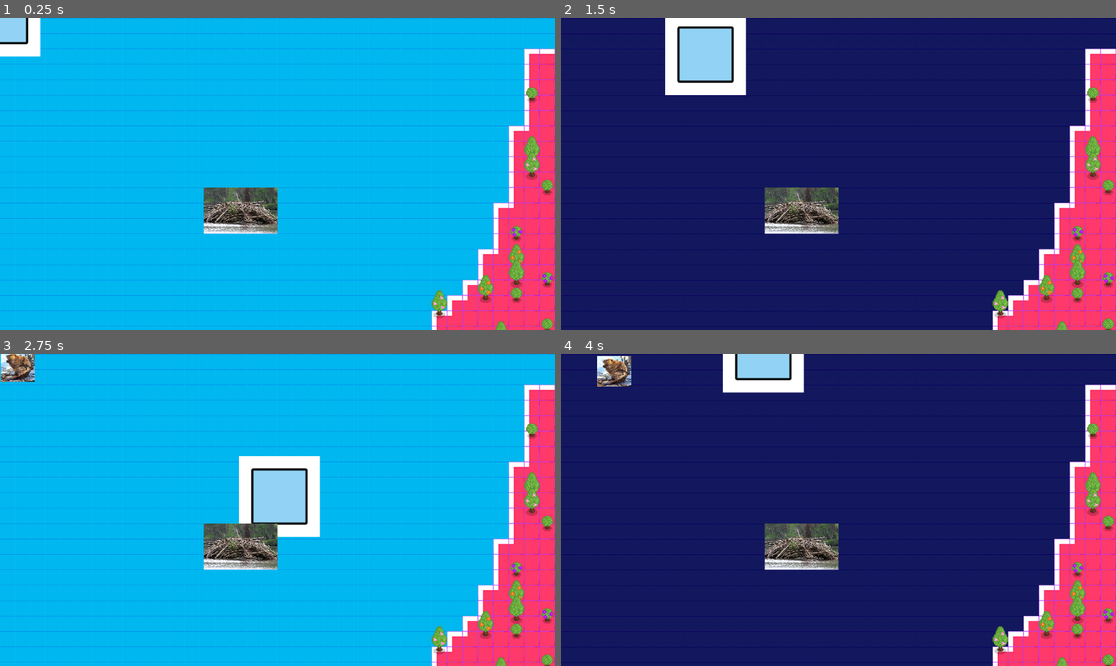
Above: before the commit, frames 1-4 (two rows, left to right).
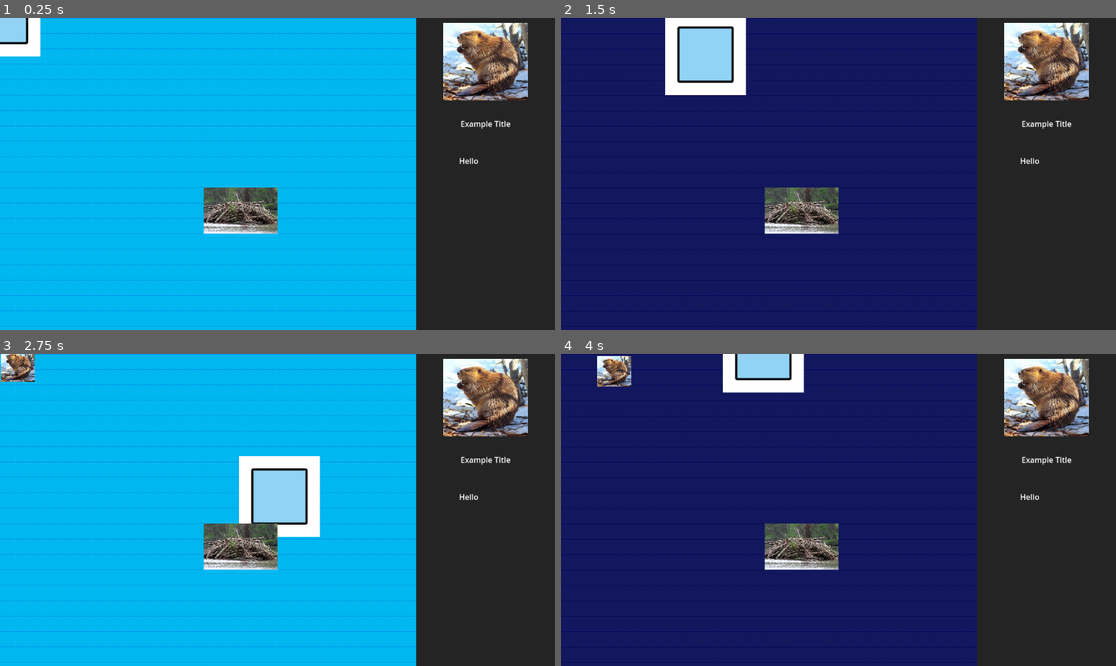
Above: after the commit, the same moments.

Repository: BigWing06/CS3-CapstoneProject
Game: Godot game, scene res://Viewport/Main.tscn
Two runs of this game, one before a commit and one after it. Both use one fixed random seed, a clock stepped at 60 frames per second and the inputs below.
Inputs:
- Up to frame 1 (0.25 s): no input
- Up to frame 2 (1.5 s): hold D (move_right) 0.53-1.28 s; hold S (move_down) from 1.28 s (still down)
- Up to frame 3 (2.75 s): release S (move_down) at 2.03 s; hold D (move_right) from 2.03 s (still down)
- Up to frame 4 (4 s): release D (move_right) at 2.78 s; hold W (move_up) 2.78-3.53 s; hold A (move_left) from 3.53 s (still down)

The runs differ from the first frame. In frame 1, 25% of the frame differs, in the area x 74-100%, y 0-100%; in frame 2, 25%; in frame 3, 25%; in frame 4, 25%.

Commit message:
Initial Creation of craftingMenu Scenes

Diff:
--- a/Viewport/Main.tscn
+++ b/Viewport/Main.tscn
@@ -1,7 +1,14 @@
-[gd_scene load_steps=2 format=3 uid="uid://dohb7sohljxyf"]
+[gd_scene load_steps=3 format=3 uid="uid://dohb7sohljxyf"]
 
 [ext_resource type="PackedScene" uid="uid://dbcpk0a8t4ern" path="res://World/world.tscn" id="1_n8kvi"]
+[ext_resource type="PackedScene" uid="uid://dwlgjkxoffi3l" path="res://inventory/craftingMenu/craftingMenu.tscn" id="2_afsl5"]
 
 [node name="Main" type="Node2D"]
 
 [node name="World" parent="." instance=ExtResource("1_n8kvi")]
+
+[node name="UIParent" type="CanvasLayer" parent="."]
+
+[node name="CraftingMenu" parent="UIParent" instance=ExtResource("2_afsl5")]
+grow_horizontal = 1
+grow_vertical = 1
--- /dev/null
+++ b/gameplayReferences/towerTypes.json
@@ -0,0 +1,9 @@
+{
+	"example":{
+		"name":"example"
+	},
+
+	"example1":{
+		"name":"example one"
+	}
+}
--- /dev/null
+++ b/inventory/craftingMenu/craftingMenu.tscn
@@ -0,0 +1,74 @@
+[gd_scene load_steps=3 format=3 uid="uid://dwlgjkxoffi3l"]
+
+[ext_resource type="Texture2D" uid="uid://d20g35wds82cd" path="res://Enemy/download.jpg" id="1_inlpd"]
+[ext_resource type="PackedScene" uid="uid://dqircrgqtelkr" path="res://inventory/craftingMenu/craftingMenuTowerListInstance.tscn" id="2_2lhf4"]
+
+[node name="CraftingMenu" type="Control"]
+layout_mode = 3
+anchor_left = 0.75
+anchor_right = 1.0
+anchor_bottom = 1.0
+grow_horizontal = 2
+grow_vertical = 2
+size_flags_horizontal = 3
+size_flags_vertical = 10
+
+[node name="ColorRect" type="ColorRect" parent="."]
+layout_mode = 1
+anchors_preset = -1
+anchor_right = 1.0
+anchor_bottom = 1.0
+grow_horizontal = 2
+grow_vertical = 2
+color = Color(0.14, 0.14, 0.14, 1)
+
+[node name="Control" type="Control" parent="."]
+layout_mode = 1
+anchor_right = 1.0
+anchor_bottom = 0.4
+grow_horizontal = 2
+grow_vertical = 2
+
+[node name="towerImage" type="TextureRect" parent="Control"]
+layout_mode = 1
+anchors_preset = -1
+anchor_right = 1.0
+anchor_bottom = 0.7
+offset_left = 10.0
+offset_top = 10.0
+offset_right = -10.0
+offset_bottom = -10.0
+texture = ExtResource("1_inlpd")
+expand_mode = 1
+stretch_mode = 5
+
+[node name="towerTitle" type="Label" parent="Control"]
+layout_mode = 1
+anchors_preset = -1
+anchor_top = 0.7
+anchor_right = 1.0
+anchor_bottom = 1.0
+offset_left = 10.0
+offset_top = 10.0
+offset_right = -10.0
+offset_bottom = -10.0
+text = "Example Title"
+horizontal_alignment = 1
+vertical_alignment = 1
+
+[node name="scrollContainer" type="ScrollContainer" parent="."]
+layout_mode = 1
+anchors_preset = -1
+anchor_top = 0.4
+anchor_right = 1.0
+anchor_bottom = 1.0
+grow_horizontal = 2
+grow_vertical = 2
+
+[node name="towerDisplayList" type="VBoxContainer" parent="scrollContainer"]
+layout_mode = 2
+size_flags_horizontal = 3
+size_flags_vertical = 3
+
+[node name="Control" parent="scrollContainer/towerDisplayList" instance=ExtResource("2_2lhf4")]
+layout_mode = 2
--- /dev/null
+++ b/inventory/craftingMenu/craftingMenuTowerListInstance.tscn
@@ -0,0 +1,40 @@
+[gd_scene format=3 uid="uid://dqircrgqtelkr"]
+
+[node name="root" type="Control"]
+custom_minimum_size = Vector2(0, 75)
+layout_mode = 3
+anchors_preset = 0
+
+[node name="HBoxContainer" type="HBoxContainer" parent="."]
+layout_mode = 1
+anchors_preset = -1
+anchor_right = 1.0
+anchor_bottom = 1.0
+offset_left = 10.0
+offset_top = 10.0
+offset_right = -10.0
+offset_bottom = -10.0
+grow_horizontal = 2
+grow_vertical = 2
+
+[node name="towerDisplay" type="TextureRect" parent="HBoxContainer"]
+custom_minimum_size = Vector2(65, 0)
+layout_mode = 2
+
+[node name="Control" type="Control" parent="HBoxContainer"]
+layout_mode = 2
+size_flags_horizontal = 3
+
+[node name="name" type="Label" parent="HBoxContainer/Control"]
+layout_mode = 1
+anchors_preset = -1
+anchor_right = 1.0
+anchor_bottom = 1.0
+offset_left = 10.0
+offset_top = 10.0
+offset_right = -10.0
+offset_bottom = -10.0
+size_flags_horizontal = 3
+size_flags_vertical = 1
+text = "Hello"
+vertical_alignment = 1
